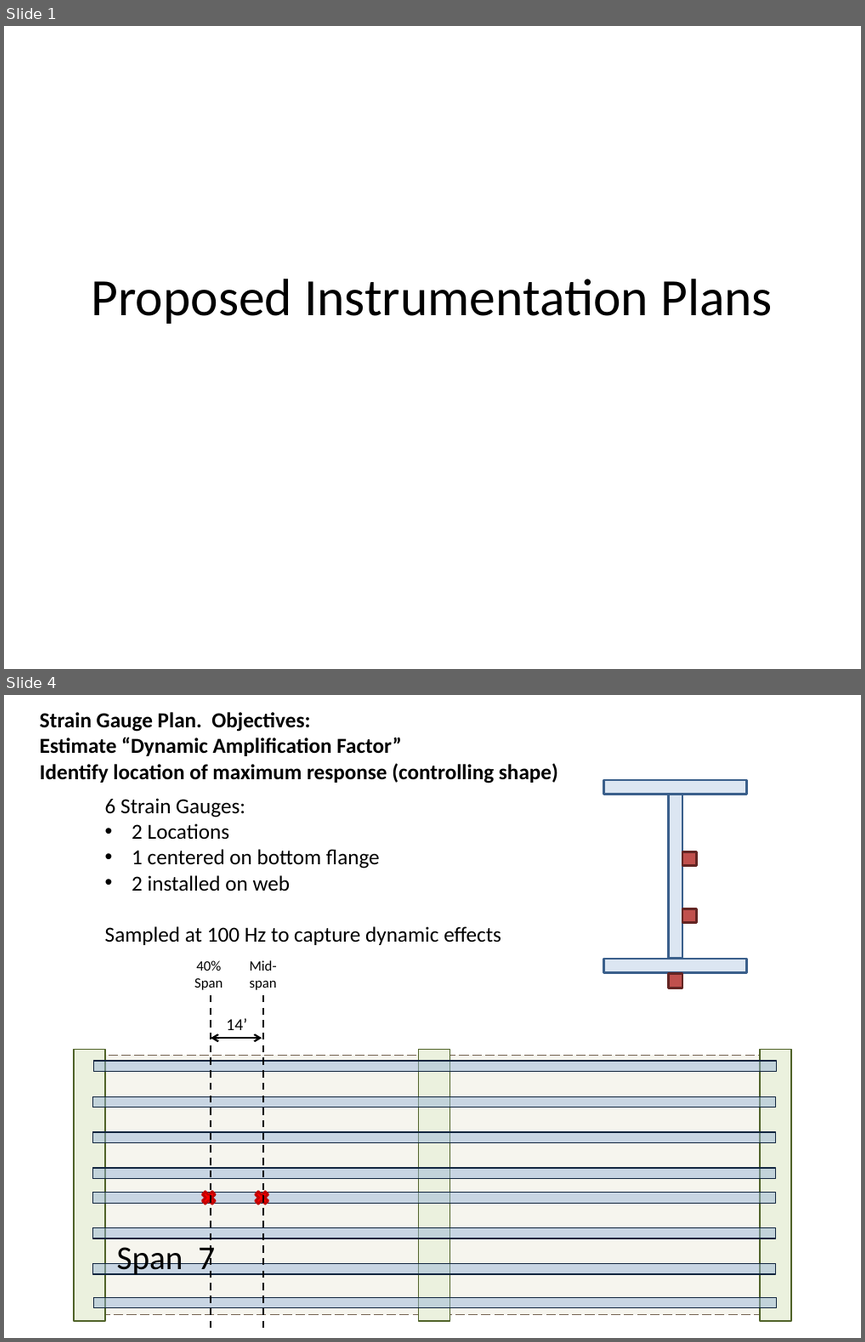
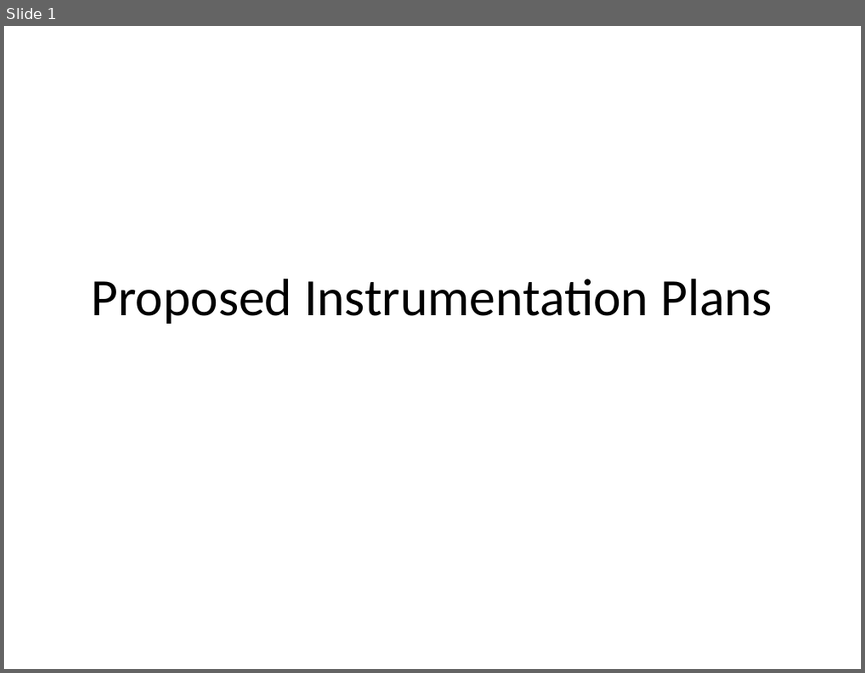
Before and after one commit to jbbraley/I76, a slide deck: Planning/Instrumentation.pptx. Shown one above the other, each under a label of ours: slides 1 and 4 before the commit, slide 1 after it; the slides between them are not shown. The pictures are 865x1342 and 865x673 pixels, drawn with LibreOffice and Linux fonts; fonts in the diff are those of the drawing. Boxes give left, top, right and bottom in pixels: in the first picture for what was removed or moved away, otherwise in the second. Text is boxed around its words. In the diff, an @@ line names an element or a change of style, - is before the commit and + after.

```diff
--- a/Planning/Instrumentation.pptx
+++ b/Planning/Instrumentation.pptx
@@ slide 4 removed at (x1=4, y1=695, x2=861, y2=1338), background #FFFFFF @@
@@ text removed at (x1=40, y1=712, x2=558, y2=783) @@
-Strain Gauge Plan. Objectives:
-Estimate “Dynamic Amplification Factor”
-Identify location of maximum response (controlling shape)
@@ text removed at (x1=105, y1=798, x2=501, y2=945) @@
-6 Strain Gauges:
-• 2 Locations
-• 1 centered on bottom flange
-• 2 installed on web
-Sampled at 100 Hz to capture dynamic effects
@@ group removed at (x1=604, y1=780, x2=747, y2=987): 6 rectangles @@
@@ text removed at (x1=194, y1=960, x2=222, y2=990) @@
-40% Span
@@ text removed at (x1=250, y1=960, x2=277, y2=990) @@
-Mid-span
@@ line removed from (211, 995) to (211, 1331) @@
@@ line removed from (262, 995) to (262, 1331) @@
@@ text removed at (x1=226, y1=1018, x2=247, y2=1030) @@
-14’
@@ rectangle removed at (x1=74, y1=1049, x2=105, y2=1321) @@
@@ double arrow removed from (211, 1038) to (262, 1038) @@
@@ rectangle removed at (x1=418, y1=1049, x2=449, y2=1321) @@
@@ rectangle removed at (x1=760, y1=1049, x2=791, y2=1321) @@
@@ rectangle removed at (x1=90, y1=1055, x2=780, y2=1315) @@
@@ rectangle removed at (x1=94, y1=1061, x2=777, y2=1072) @@
@@ rectangle removed at (x1=92, y1=1097, x2=775, y2=1107) @@
@@ rectangle removed at (x1=92, y1=1132, x2=775, y2=1142) @@
@@ rectangle removed at (x1=92, y1=1168, x2=775, y2=1179) @@
@@ rectangle removed at (x1=92, y1=1192, x2=775, y2=1202) @@
@@ cross removed at (x1=200, y1=1189, x2=218, y2=1207) @@
@@ cross removed at (x1=252, y1=1189, x2=271, y2=1207) @@
@@ rectangle removed at (x1=92, y1=1228, x2=775, y2=1238) @@
@@ text removed at (x1=117, y1=1245, x2=215, y2=1277) @@
-Span 7
@@ rectangle removed at (x1=92, y1=1263, x2=775, y2=1273) @@
@@ rectangle removed at (x1=94, y1=1298, x2=777, y2=1308) @@
```
Also in this commit, not shown: 2 slides changed, 1 slide added, 1 other slide removed, 2 other files.
